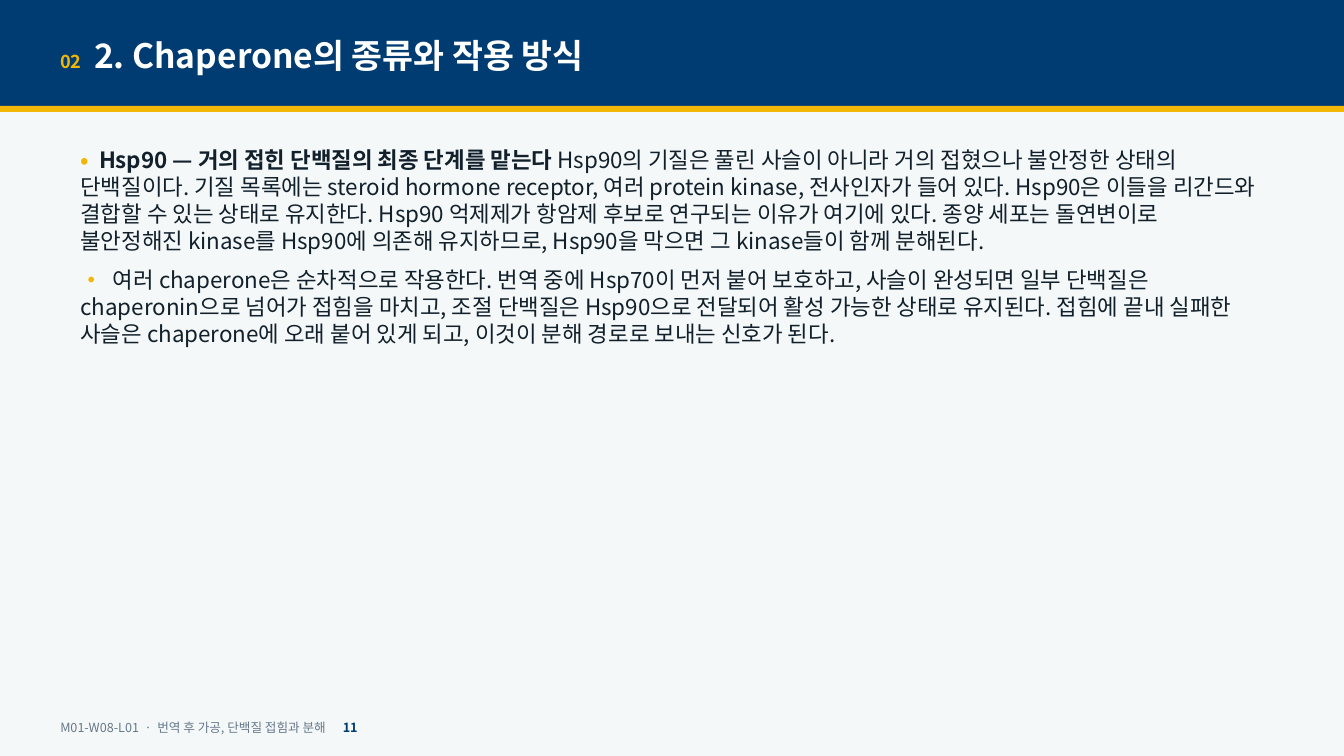
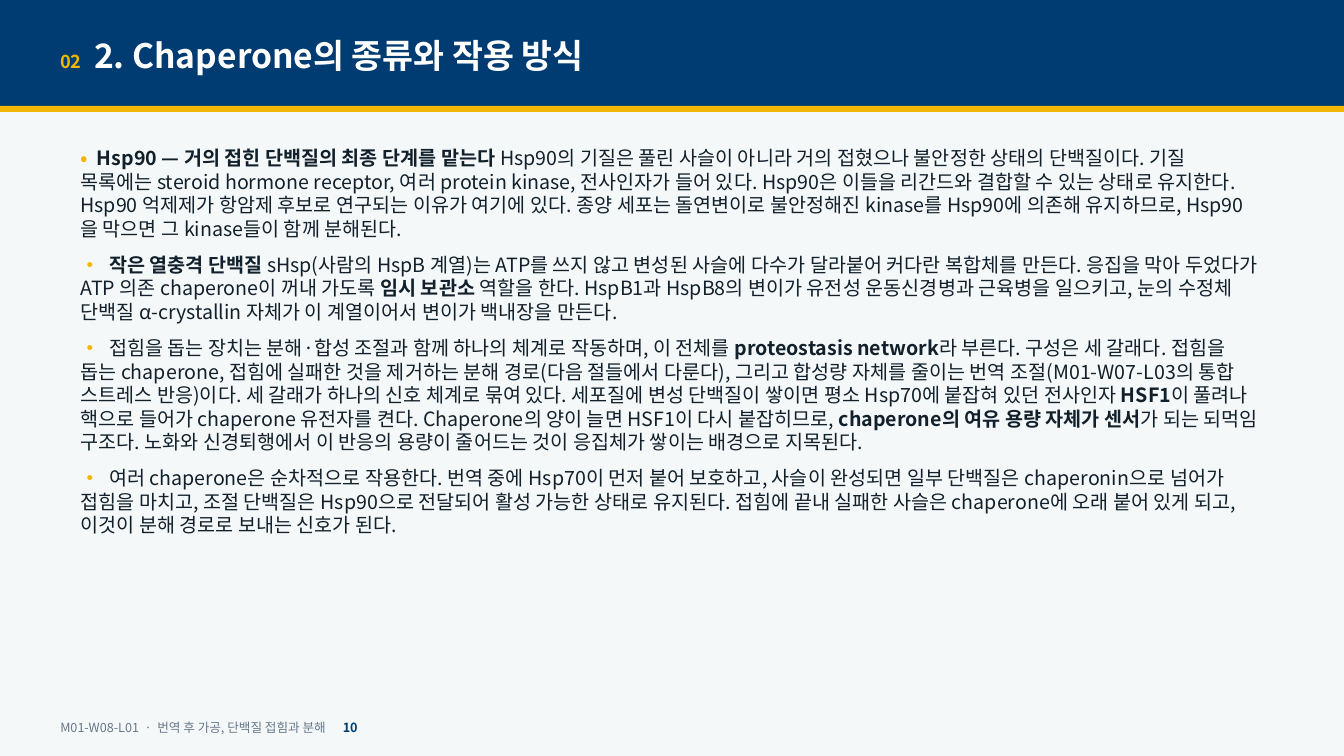
Before and after one commit to hoperiasd2/hoperiasd2.github.io, a slide deck: slide 10 of curriculum/M01/W08/L01/slides.pptx (slide 11 before the commit). Drawn at 1344x756 pixels with LibreOffice and Linux fonts; fonts in the diff are those of the drawing. Boxes give left, top, right and bottom in pixels: in the first picture for what was removed or moved away, otherwise in the second. Text is boxed around its words. In the diff, an @@ line names an element or a change of style, - is before the commit and + after.

```diff
--- a/curriculum/M01/W08/L01/slides.pptx
+++ b/curriculum/M01/W08/L01/slides.pptx
@@ text at bbox=[80, 148, 1236, 534]: size 16 to 14 pt in "• Hsp90 — 거의 접힌 단백질의 최종 ...", "• 여러 chaperone은 순차적으로 작용한다. 번역 중에 ..." @@
@@ text at bbox=[80, 255, 1258, 451]: paragraphs added @@
+• 작은 열충격 단백질 sHsp(사람의 HspB 계열)는 ATP를 쓰지 않고 변성된 사슬에 다수가 달라붙어 커다란 복합체를 만든다. 응집을 막아 두었다가 ATP 의존 chaperone이 꺼내 가도록 임시 보관소 역할을 한다. HspB1과 HspB8의 변이가 유전성 운동신경병과 근육병을 일으키고, 눈의 수정체 단백질 α-crystallin 자체가 이 계열이어서 변이가 백내장을 만든다.
+• 접힘을 돕는 장치는 분해·합성 조절과 함께 하나의 체계로 작동하며, 이 전체를 proteostasis network라 부른다. 구성은 세 갈래다. 접힘을 돕는 chaperone, 접힘에 실패한 것을 제거하는 분해 경로(다음 절들에서 다룬다), 그리고 합성량 자체를 줄이는 번역 조절(M01-W07-L03의 통합 스트레스 반응)이다. 세 갈래가 하나의 신호 체계로 묶여 있다. 세포질에 변성 단백질이 쌓이면 평소 Hsp70에 붙잡혀 있던 전사인자 HSF1이 풀려나 핵으로 들어가 chaperone 유전자를 켠다. Chaperone의 양이 늘면 HSF1이 다시 붙잡히므로, chaperone의 여유 용량 자체가 센서가 되는 되먹임 구조다. 노화와 신경퇴행에서 이 반응의 용량이 줄어드는 것이 응집체가 쌓이는 배경으로 지목된다.
@@ text at bbox=[60, 721, 358, 734]: text changed @@
-M01-W08-L01 · 번역 후 가공, 단백질 접힘과 분해 11
+M01-W08-L01 · 번역 후 가공, 단백질 접힘과 분해 10
```
Also in this commit, not shown: 44 other slides changed, 10 slides added, 5 other files.
